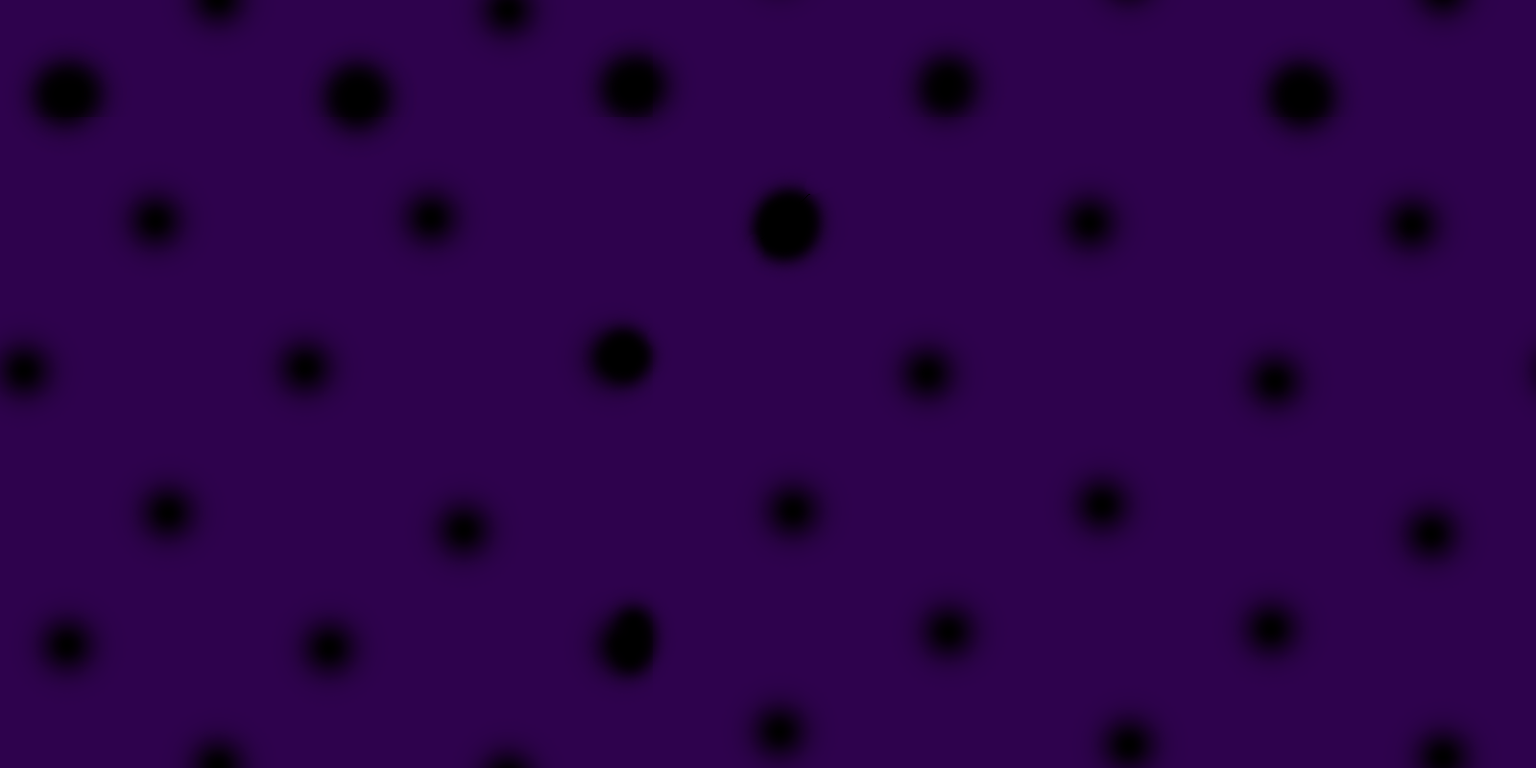
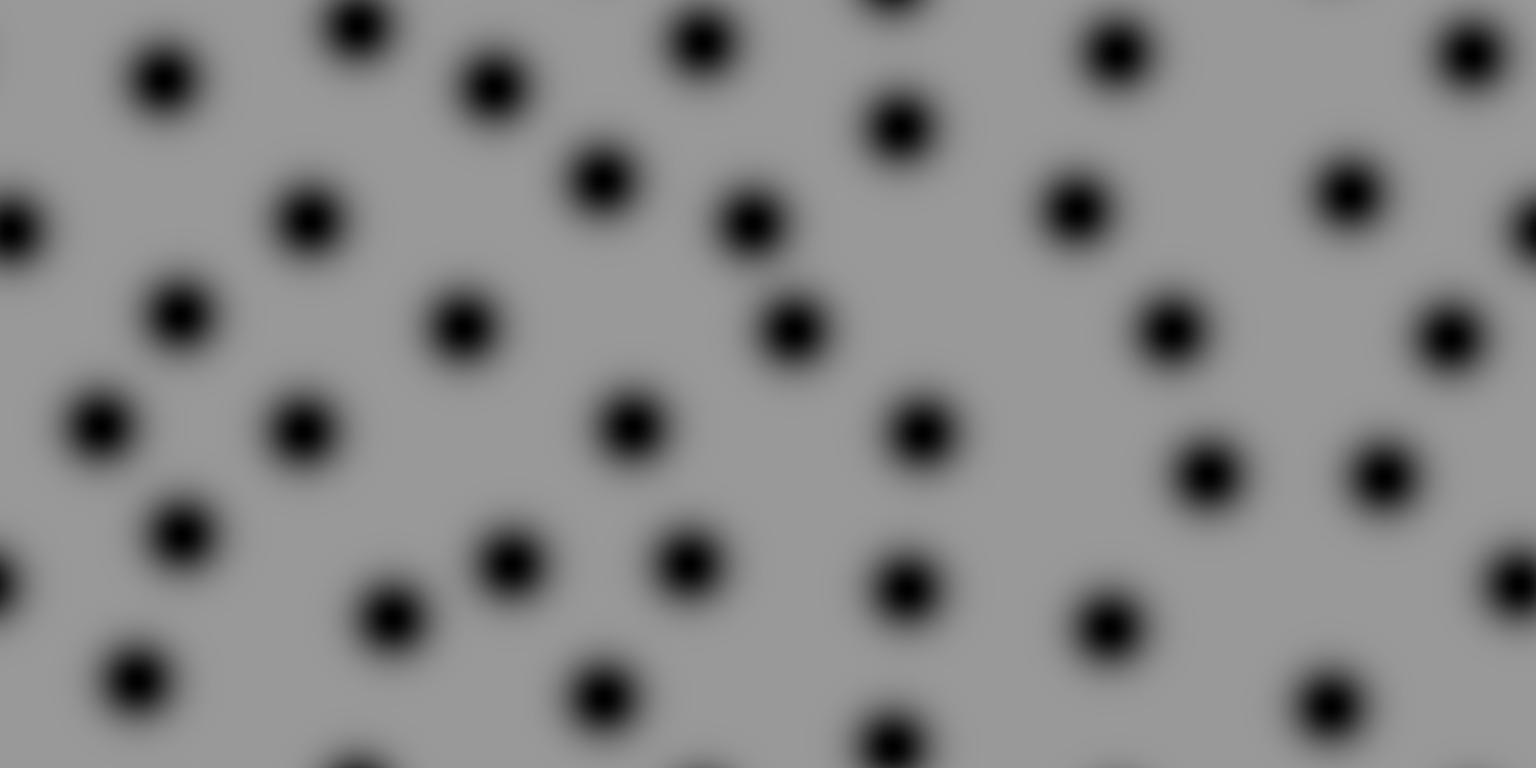
Comparing the layer stacks of the two 1536 × 768 images. Changes:
added layer "spots" above "Layer 1" over [0, 0, 1536, 768]
painted on "Layer 1" over [0, 0, 1536, 768]
